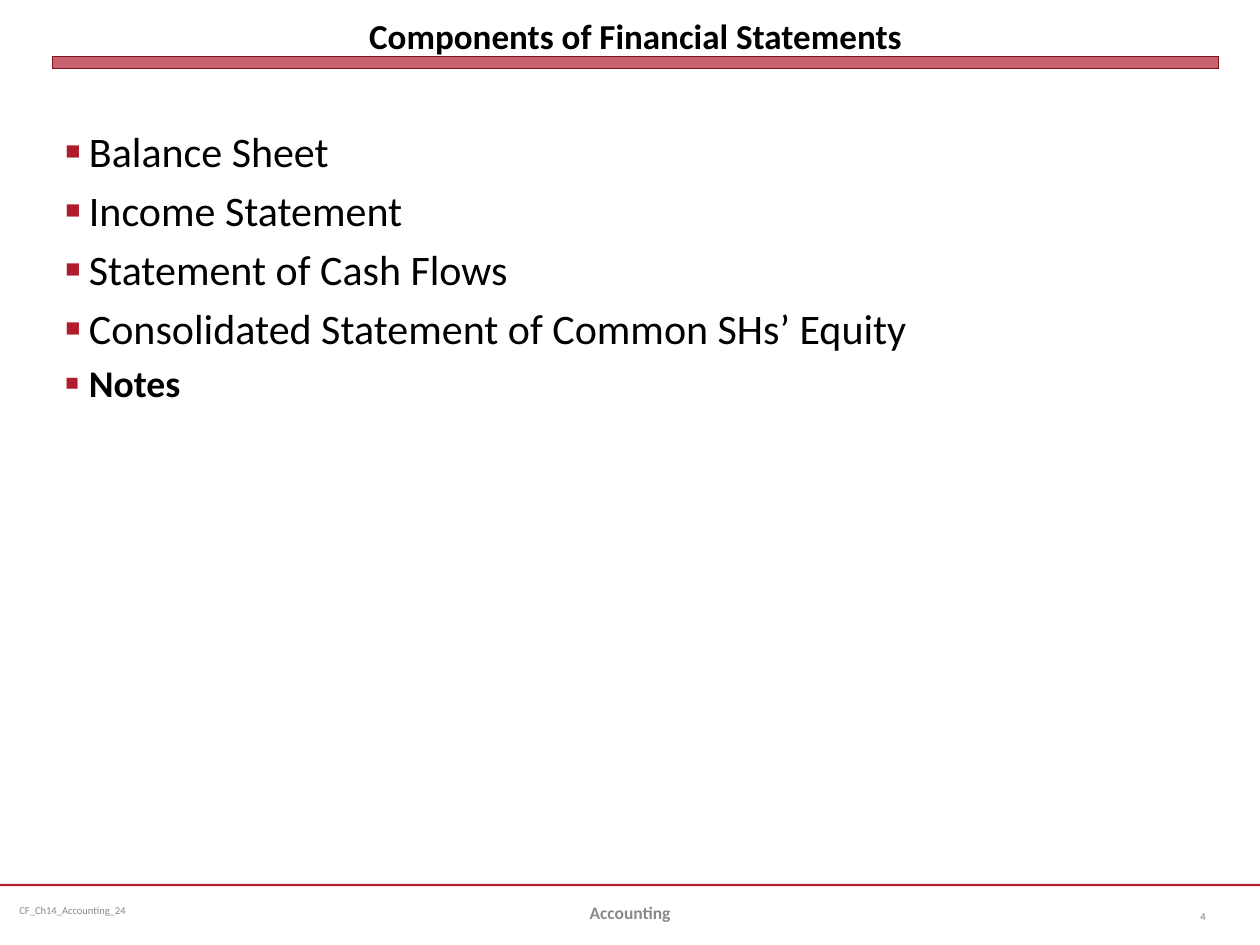
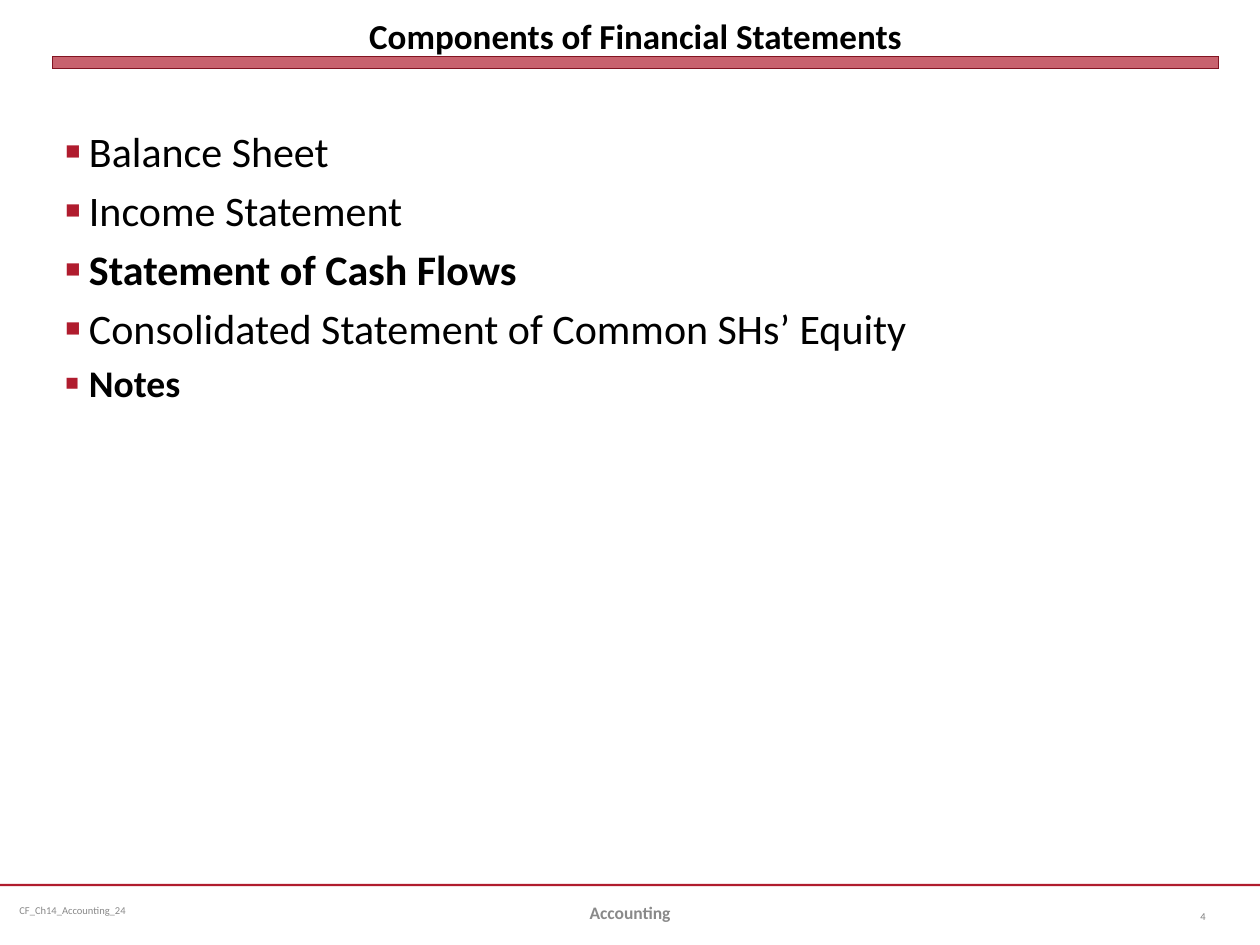
Before and after one commit to jmc877/Corporate-Finance, a slide deck: slide 4 of slides/CF_Ch14_Accounting_24.pptx. Drawn at 1260x945 pixels with LibreOffice and Linux fonts; fonts in the diff are those of the drawing. Boxes give left, top, right and bottom in pixels: in the first picture for what was removed or moved away, otherwise in the second. Text is boxed around its words. In the diff, an @@ line names an element or a change of style, - is before the commit and + after.

```diff
--- a/slides/CF_Ch14_Accounting_24.pptx
+++ b/slides/CF_Ch14_Accounting_24.pptx
@@ text at box(89, 255, 517, 286): bold on in "Statement of Cash Flows" @@
```
Also in this commit, not shown: 9 other slides changed, 7 other files.
